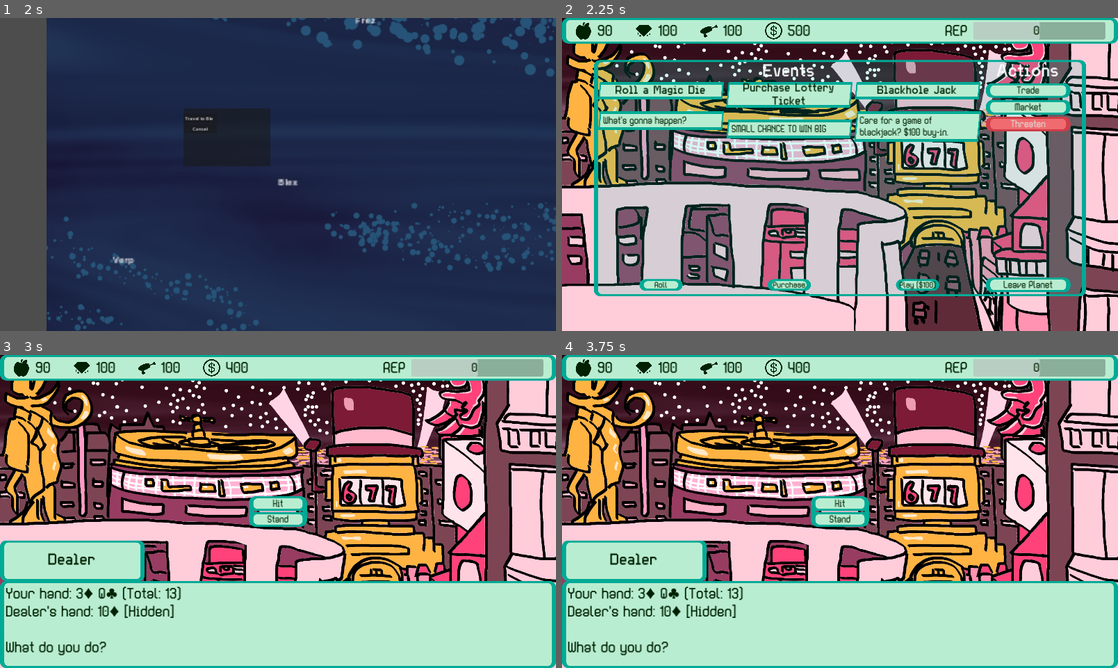
Above: before the commit, frames 1-4 (two rows, left to right).
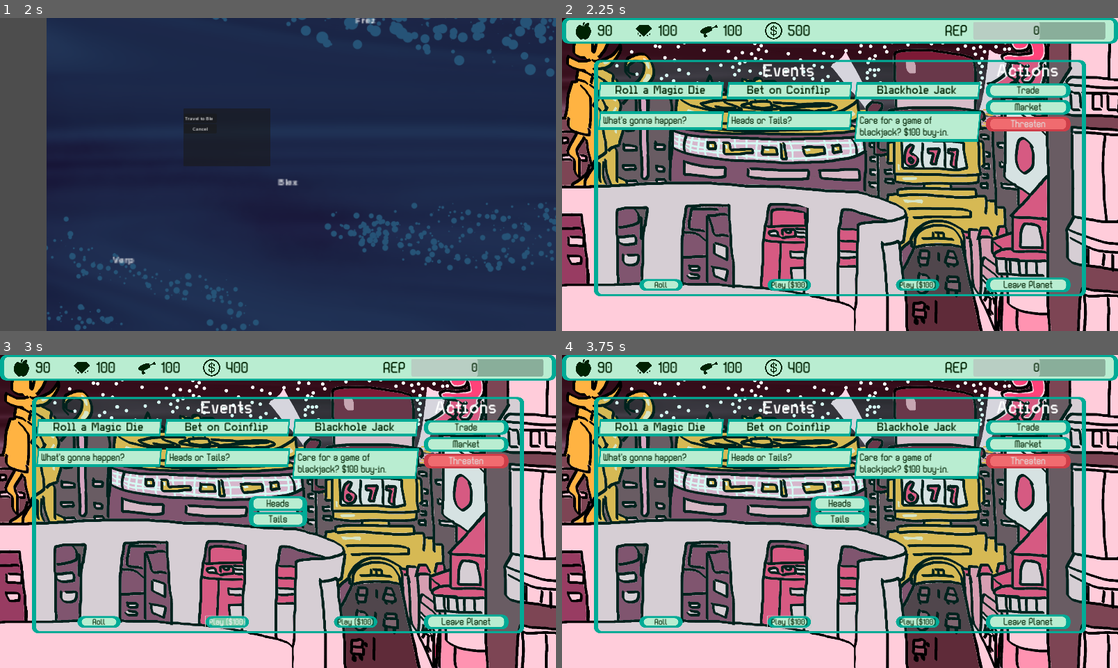
Above: after the commit, the same moments.

Repository: TheWorldisWatchingGameJam/TheWorldisWatching
Game: Godot game, scene res://Scenes/main.tscn
Same seed, same stepped clock (60 frames per second), same inputs: the game is played once before the commit and once after it. The engine's default icon, where the game draws it, is replaced by a stand-in: a white triangle on a blue panel in a dark square.
Inputs (mouse positions are in pixels of both pictures, inside the frame that each line leads up to):
- Up to frame 1 (2 s): tap Enter at 0.5 s; move the mouse to (105, 177) at 0.52 s; click (105, 177) at 0.67 s; tap Space at 1.25 s; move the mouse to (116, 177) at 1.27 s; click (116, 177) at 1.42 s
- Up to frame 2 (2.25 s): click "Travel to Blex" at 2 s
- Up to frame 3 (3 s): click "Play ($100)" at 2.75 s
- Up to frame 4 (3.75 s): click (789, 621) at 3.5 s, where only the run after the commit has a clickable "Play ($100)"

Frame 1 is identical in both runs. In frame 2, 3.0% of the frame differs, in the area x 29-53%, y 20-87%; in frame 3, 75%; in frame 4, 75%, in the area x 0-100%, y 13-100%.
Error in both runs: Invalid assignment of property or key 'texture' with value of type 'CompressedTexture2D' on a base object of type 'Nil'. (res://PlanetNode.gd:17)

Commit message:
Meet Khevyn Fram

Diff:
--- a/TWIW/Scripts/Resources/Events/Blex Events/bet_on_coinflip.tres
+++ b/TWIW/Scripts/Resources/Events/Blex Events/bet_on_coinflip.tres
@@ -105,6 +105,7 @@
 is_priority = false
 one_time_event = false
 home_exclusive = false
+non_home_exclusive = false
 event_conditions = Array[ExtResource("3_wg5wk")]([])
 event_dialogue = Array[ExtResource("4_7pt5p")]([])
 event_effects = Array[ExtResource("5_3ikwc")]([])
--- /dev/null
+++ b/TWIW/Scripts/Resources/Events/Blex Events/meet_khevin_fram.tres
@@ -0,0 +1,131 @@
+[gd_resource type="Resource" script_class="Event" load_steps=25 format=3 uid="uid://b4yhoqigdqpa1"]
+
+[ext_resource type="Script" path="res://Scripts/Components/event_choice.gd" id="1_ov52q"]
+[ext_resource type="Script" path="res://Scripts/Components/event_effect.gd" id="2_8h2jv"]
+[ext_resource type="Script" path="res://Scripts/Components/dialogue_item.gd" id="3_jbudn"]
+[ext_resource type="Script" path="res://Scripts/Components/event_cost.gd" id="4_ewmcp"]
+[ext_resource type="Script" path="res://Scripts/Components/event_condition.gd" id="5_ofiw3"]
+[ext_resource type="Texture2D" uid="uid://bvscmh8x1ue6o" path="res://Assets/CharacterSprites/khevynfram.png" id="6_rx5i7"]
+[ext_resource type="Script" path="res://Scripts/Components/event.gd" id="7_gpfax"]
+
+[sub_resource type="Resource" id="Resource_d24pv"]
+script = ExtResource("4_ewmcp")
+cost_type = "Money"
+cost_value = -500
+on_planet = &""
+on_current_planet = false
+
+[sub_resource type="Resource" id="Resource_5u5vi"]
+script = ExtResource("2_8h2jv")
+effect_value_token = SubResource("Resource_d24pv")
+effect_probability = 0
+effect_dialogue = Array[ExtResource("3_jbudn")]([])
+
+[sub_resource type="Resource" id="Resource_afmqa"]
+script = ExtResource("3_jbudn")
+name = "Khevin Fram"
+dialogue = "Wow! Red you lucky dog. You win!"
+sprite = ExtResource("6_rx5i7")
+
+[sub_resource type="Resource" id="Resource_tvxwf"]
+script = ExtResource("4_ewmcp")
+cost_type = "Money"
+cost_value = 1000
+on_planet = &""
+on_current_planet = false
+
+[sub_resource type="Resource" id="Resource_5taak"]
+script = ExtResource("2_8h2jv")
+effect_value_token = SubResource("Resource_tvxwf")
+effect_probability = 50
+effect_dialogue = Array[ExtResource("3_jbudn")]([SubResource("Resource_afmqa")])
+
+[sub_resource type="Resource" id="Resource_yft3g"]
+script = ExtResource("3_jbudn")
+name = "Khevin Fram"
+dialogue = "Unlucky! It's black. I like you though. You'll get'em next time"
+sprite = ExtResource("6_rx5i7")
+
+[sub_resource type="Resource" id="Resource_y5eg5"]
+script = ExtResource("4_ewmcp")
+cost_type = "Money"
+cost_value = 0
+on_planet = &""
+on_current_planet = false
+
+[sub_resource type="Resource" id="Resource_jltsh"]
+script = ExtResource("2_8h2jv")
+effect_value_token = SubResource("Resource_y5eg5")
+effect_probability = 50
+effect_dialogue = Array[ExtResource("3_jbudn")]([SubResource("Resource_yft3g")])
+
+[sub_resource type="Resource" id="Resource_1vi5q"]
+script = ExtResource("4_ewmcp")
+cost_type = "Rep"
+cost_value = 10
+on_planet = &"Blex"
+on_current_planet = false
+
+[sub_resource type="Resource" id="Resource_c54bv"]
+script = ExtResource("2_8h2jv")
+effect_value_token = SubResource("Resource_1vi5q")
+effect_probability = 0
+effect_dialogue = Array[ExtResource("3_jbudn")]([])
+
+[sub_resource type="Resource" id="Resource_4oylb"]
+script = ExtResource("1_ov52q")
+choice_text = "Accept ($500)"
+choice_effects = Array[ExtResource("2_8h2jv")]([SubResource("Resource_5u5vi"), SubResource("Resource_5taak"), SubResource("Resource_jltsh"), SubResource("Resource_c54bv")])
+
+[sub_resource type="Resource" id="Resource_ngoqv"]
+script = ExtResource("3_jbudn")
+name = "Khevin Fram"
+dialogue = "Ah! what a shame"
+sprite = ExtResource("6_rx5i7")
+
+[sub_resource type="Resource" id="Resource_357in"]
+script = ExtResource("4_ewmcp")
+cost_type = "Rep"
+cost_value = -5
+on_planet = &"Blex"
+on_current_planet = false
+
+[sub_resource type="Resource" id="Resource_jwpj7"]
+script = ExtResource("2_8h2jv")
+effect_value_token = SubResource("Resource_357in")
+effect_probability = 0
+effect_dialogue = Array[ExtResource("3_jbudn")]([SubResource("Resource_ngoqv")])
+
+[sub_resource type="Resource" id="Resource_gwidc"]
+script = ExtResource("1_ov52q")
+choice_text = "Decline"
+choice_effects = Array[ExtResource("2_8h2jv")]([SubResource("Resource_jwpj7")])
+
+[sub_resource type="Resource" id="Resource_sklui"]
+script = ExtResource("5_ofiw3")
+war_event = false
+condition_type = "Money"
+condition_value = 0
+on_planet = &""
+
+[sub_resource type="Resource" id="Resource_t1cs4"]
+script = ExtResource("3_jbudn")
+name = "Khevin Fram"
+dialogue = "Let's Play a Game. $500. If I pull a red card from this deck you win, if I pull black then I win. whaddya say?"
+sprite = ExtResource("6_rx5i7")
+
+[resource]
+script = ExtResource("7_gpfax")
+event_id = "meet_khevin"
+event_name = &"Meet Khevin Fram"
+event_desc = "Meet Khevin Fram, the leader of Blex."
+event_button_text = "Meet"
+is_priority = false
+one_time_event = true
+home_exclusive = false
+non_home_exclusive = true
+event_conditions = Array[ExtResource("5_ofiw3")]([SubResource("Resource_sklui")])
+event_dialogue = Array[ExtResource("3_jbudn")]([SubResource("Resource_t1cs4")])
+event_effects = Array[ExtResource("2_8h2jv")]([])
+choices = Array[ExtResource("1_ov52q")]([SubResource("Resource_4oylb"), SubResource("Resource_gwidc")])
+cost = Array[ExtResource("4_ewmcp")]([])
--- a/TWIW/Scripts/Resources/Events/Blex Events/play_blackhole_jack.tres
+++ b/TWIW/Scripts/Resources/Events/Blex Events/play_blackhole_jack.tres
@@ -28,6 +28,7 @@
 is_priority = false
 one_time_event = false
 home_exclusive = false
+non_home_exclusive = false
 event_conditions = Array[ExtResource("2_0nvkf")]([])
 event_dialogue = Array[ExtResource("3_fosu5")]([SubResource("Resource_lnf2u")])
 event_effects = Array[ExtResource("4_ye4ll")]([])
--- a/TWIW/Scripts/Resources/Events/Blex Events/purchase_lottery_ticket.tres
+++ b/TWIW/Scripts/Resources/Events/Blex Events/purchase_lottery_ticket.tres
@@ -102,6 +102,7 @@
 is_priority = false
 one_time_event = false
 home_exclusive = false
+non_home_exclusive = false
 event_conditions = Array[ExtResource("2_vbyia")]([SubResource("Resource_5uagn")])
 event_dialogue = Array[ExtResource("3_8aq3a")]([])
 event_effects = Array[ExtResource("4_5j675")]([SubResource("Resource_bvsj1"), SubResource("Resource_fcupu"), SubResource("Resource_newk4"), SubResource("Resource_bdjh4")])
--- a/TWIW/Scripts/Resources/Planets/Blex.tres
+++ b/TWIW/Scripts/Resources/Planets/Blex.tres
@@ -12,6 +12,7 @@
 [ext_resource type="Resource" uid="uid://sincjusw6kco" path="res://Scripts/Resources/Events/Blex Events/bet_on_coinflip.tres" id="8_p4gdh"]
 [ext_resource type="Texture2D" uid="uid://bvscmh8x1ue6o" path="res://Assets/CharacterSprites/khevynfram.png" id="8_ywsn1"]
 [ext_resource type="Resource" uid="uid://b20gosu1ps3s4" path="res://Scripts/Resources/Events/Blex Events/roll_a_magic_die.tres" id="9_0fxvf"]
+[ext_resource type="Resource" uid="uid://b4yhoqigdqpa1" path="res://Scripts/Resources/Events/Blex Events/meet_khevin_fram.tres" id="10_swav2"]
 
 [resource]
 script = ExtResource("5_fu0gs")
@@ -31,7 +32,7 @@
 current_relations = Array[ExtResource("2_skv75")]([])
 current_reputation = Array[ExtResource("3_syww1")]([])
 current_info = Array[ExtResource("1_k8x0i")]([])
-event_pool = Array[ExtResource("4_5qy3j")]([ExtResource("5_yqb73"), ExtResource("7_fiond"), ExtResource("8_p4gdh"), ExtResource("9_0fxvf")])
+event_pool = Array[ExtResource("4_5qy3j")]([ExtResource("5_yqb73"), ExtResource("7_fiond"), ExtResource("8_p4gdh"), ExtResource("9_0fxvf"), ExtResource("10_swav2")])
 live_events = Array[ExtResource("4_5qy3j")]([])
 event_history = Array[ExtResource("4_5qy3j")]([])
 leader_name = "Khevyn \"The Father\" Fram"
Not shown: 1 places in TWIW/Scripts/Resources/Planets/Blex.tres that only renumber resources
